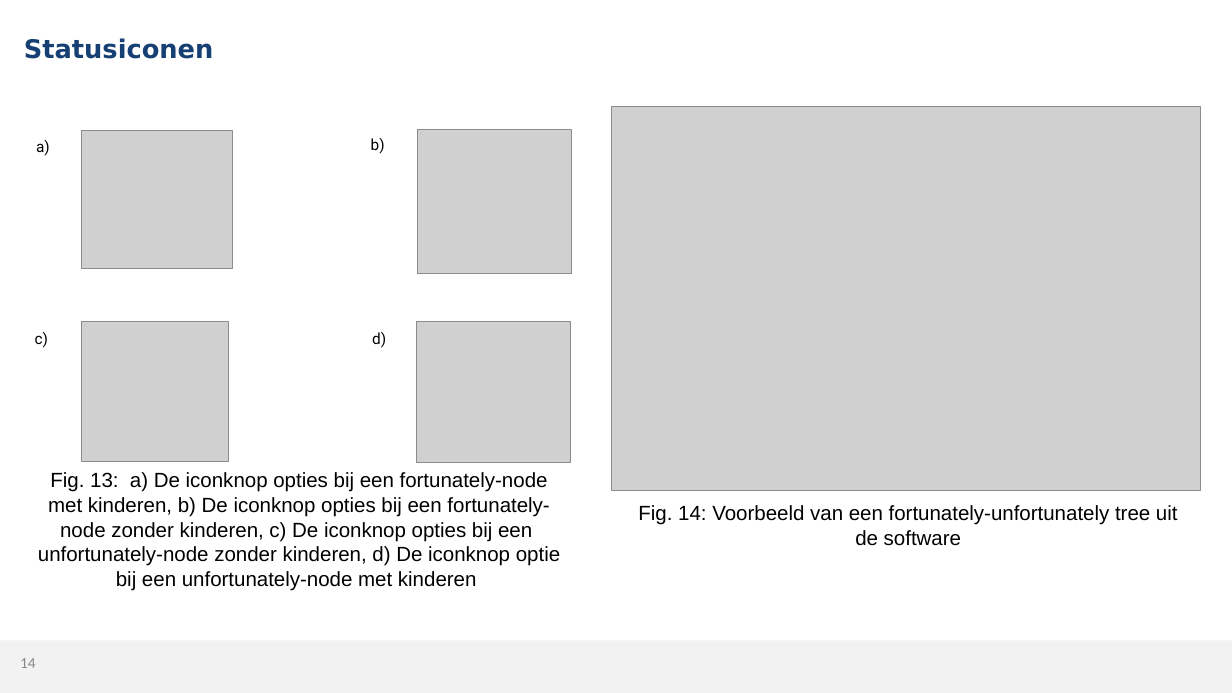
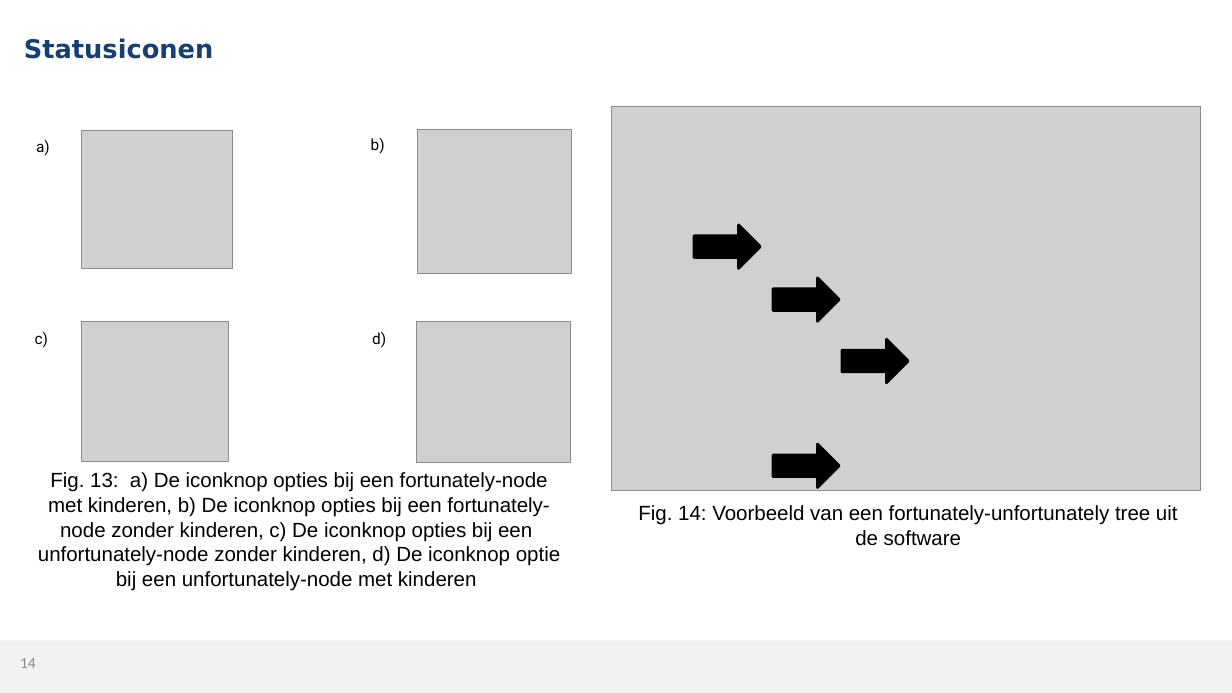
Before and after one commit to MikaG-1952764/masterproef, a slide deck: slide 14 of MP2526_Verdediging.pptx. Drawn at 1232x693 pixels with LibreOffice and Linux fonts; fonts in the diff are those of the drawing; grey boxes stand for pictures; background and template pictures are left out. Boxes give left, top, right and bottom in pixels: in the first picture for what was removed or moved away, otherwise in the second. Text is boxed around its words. In the diff, an @@ line names an element or a change of style, - is before the commit and + after.

```diff
--- a/MP2526_Verdediging.pptx
+++ b/MP2526_Verdediging.pptx
@@ up arrow added at bbox=[694, 225, 760, 268], fill #000000, outline #000000 2 pt @@
@@ up arrow added at bbox=[773, 278, 840, 321], fill #000000, outline #000000 2 pt @@
@@ up arrow added at bbox=[842, 340, 908, 383], fill #000000, outline #000000 2 pt @@
@@ up arrow added at bbox=[773, 444, 840, 488], fill #000000, outline #000000 2 pt @@
```
Also in this commit, not shown: 2 other slides changed, 1 other file.
